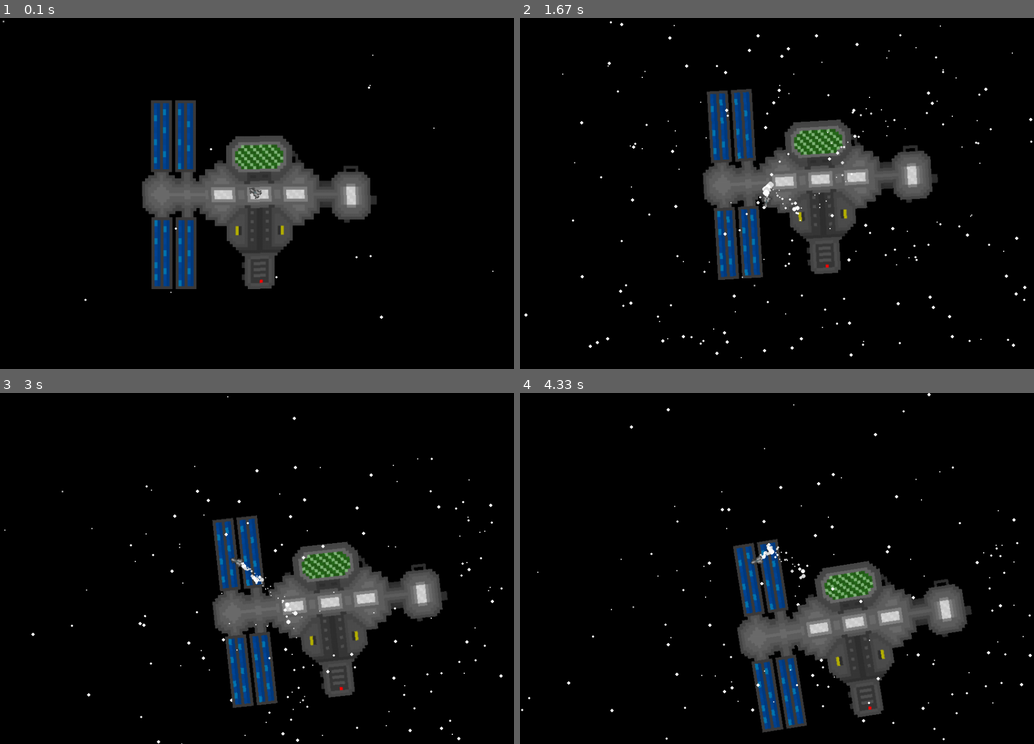
Above: before the commit, frames 1-4 (two rows, left to right).
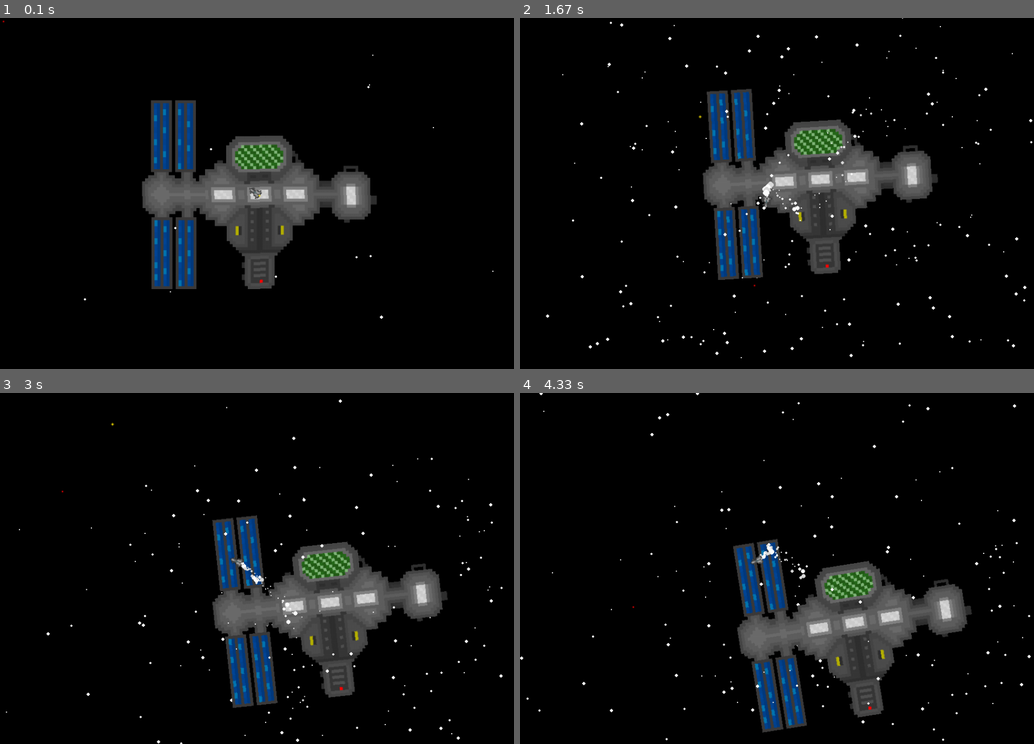
Above: after the commit, the same moments.

Repository: ztdnzunYT/Capstone-Project-2024
Game: pygame game, started from xzplore/xzplore.py
The game is run twice, just before and just after one commit, with the same random seed, the same clock (stepped at 60 frames per second) and the same inputs.
Inputs (mouse positions are in pixels of both pictures, inside the frame that each line leads up to):
- Up to frame 1 (0.1 s): no input
- Up to frame 2 (1.67 s): press the mouse at (653, 197) at 0.37 s; move the mouse to (741, 232) at 0.47 s; release the mouse at (828, 270) at 0.6 s; click (617, 274) at 0.72 s; click (643, 63) at 1.05 s; click (751, 284) at 1.38 s
- Up to frame 3 (3 s): click (241, 508) at 1.75 s; click (174, 452) at 2.25 s; click (61, 491) at 2.58 s
- Up to frame 4 (4.33 s): click (884, 505) at 3.08 s; click (622, 449) at 3.65 s; click (633, 607) at 3.98 s

The runs differ from the first frame. In frame 1, less than 0.1% of the frame differs, in the area x 0-85%, y 0-81%; in frame 2, 0.5%, in the area x 0-100%, y 0-97%; in frame 3, 0.4%; in frame 4, 0.4%.

Commit message:
Update xzplore.py

Diff:
--- a/xzplore/xzplore.py
+++ b/xzplore/xzplore.py
@@ -197,7 +197,8 @@
             if self.lifetime < 198:
                 pygame.draw.circle(screen,self.colors,(self.x,self.y),self.size)
 
-class Stars():
+class Star():
+
     def __init__(self,x,y,size,layer,move):
         self.x = x
         self.y = y
@@ -217,7 +218,7 @@
         offset = (self.layer + spaceship.acceleration)
         #print(dis)
 
-        if dis< 100:
+        if dis < 100:
             offset -=dis/100
 
         if (mouse_pos[0] - spaceship.position[0]) > angle:
@@ -235,18 +236,15 @@
 
         self.x += dx
         self.y += dy
-        self.dx = dx
-        self.dy = dy
-
-
-
-        offset = pygame.math.Vector2((self.x + self.dx),(self.y+ self.dy))
+
+
+        offset = pygame.math.Vector2((self.x),(self.y))
         offset.normalize()
         self.center = offset
         return self.center
 
     def draw(self):
-        pygame.draw.circle(screen,self.color,(Stars.update(self,World_pos.dir_offset)),self.radius)
+        pygame.draw.circle(screen,self.color,(Star.update(self,World_pos.dir_offset)),self.radius)
 
     def reposition(self,xylimit,respawn_dis):
         if self.center[0] > SCREEN_WIDTH + xylimit:
@@ -259,11 +257,64 @@
             self.y = -respawn_dis
         elif self.center[1] < -xylimit :
             self.y = (SCREEN_HEIGHT + respawn_dis)
-
-
-crosshair = Crosshair(2,(170,170,170))
-spaceship = Spaceship("xzplore/assets/spaceship.png",SCREEN_WIDTH/2,SCREEN_HEIGHT/2)
-space_station = Space_station("xzplore/assets/spacestation.png",SCREEN_WIDTH/2,SCREEN_HEIGHT/2)
+#needs to be changed to have glow
+
+class Projectile():
+    def __init__(self,position,size,speed,spread,color,transparency):
+        self.x = position[0]
+        self.y = position[1]
+        self.surface = pygame.Surface((size,size ),pygame.SRCALPHA)
+        self.position = position
+        self.center =  (size/2,size/2)
+        self.target = 0
+        self.speed = speed
+        self.size = size
+        self.spread = spread
+        self.color = color
+        self.radius = size/2 - 11
+        self.transparency = transparency
+        self.time_alive = 0
+
+    def draw(self):
+        self.position = (self.x,self.y)
+        pygame.draw.circle(self.surface,(*self.color,self.transparency),self.center, (self.radius + 1.5))
+        pygame.draw.circle(self.surface,(self.color),self.center,self.radius)
+        screen.blit(self.surface,self.position)
+
+    def update(self,mouse_pos):
+
+        dir = pygame.Vector2(mouse_pos) - spaceship.position
+        self.x -= self.spread
+        self.y -= self.spread
+
+
+
+
+
+'''
+class Planet():
+    def __init__(self,position,size,color,radius,transparency):
+        self.position = position
+        self.surf = pygame.Surface((size,size),pygame.SRCALPHA)
+        self.color = color
+        self.radius = radius
+        self.transparency = transparency
+
+    def draw(self):
+        pygame.draw.circle(self.surf,(*self.color,self.transparency),(planet_rec.center),self.radius)
+        screen.blit(self.surf,self.position)
+
+
+circle = Planet((0,0),1500,(0,223,135),720/2,20)
+planet = pygame.transform.smoothscale(pygame.image.load("assets\green_planet.png"),(800,800))
+planet_rec = planet.get_rect(center=(400,400))
+'''
+
+
+crosshair = Crosshair(2,(170,0,0))
+spaceship = Spaceship("assets\spaceship.png",SCREEN_WIDTH/2,SCREEN_HEIGHT/2)
+projectiles = []
+space_station = Space_station("assets\spacestation.png",SCREEN_WIDTH/2,SCREEN_HEIGHT/2)
 smoke_particles = []
 foreground_stars = []
 background_stars = []
@@ -278,14 +329,20 @@
     World_pos.x_offset,World_pos.y_offset = World_pos.direction(15,mouse_pos)
 
     if len(background_stars) < 150:
-        background_stars.append(Stars(random.randint(50,SCREEN_WIDTH),random.randint(50,SCREEN_HEIGHT),random.uniform(0,4),random.uniform(1,5)/10,random.uniform(-.002,.002)),)
+        background_stars.append(Star(random.randint(50,SCREEN_WIDTH),random.randint(50,SCREEN_HEIGHT),random.uniform(0,4),random.uniform(1,5)/10,random.uniform(-.002,.002)),)
 
     for star in background_stars:
         star.draw()
-        star.reposition(random.randint(100,200),random.randint(50,95))
-
+        star.reposition(random.randint(100,200),random.randint(10,95))
+
+    '''
+    circle.draw()
+    screen.blit(planet,planet_rec)
+    '''
 
     space_station.draw()
+    space_station.update(World_pos.dir_offset)
+    space_station.spin()
 
     smoke_particles.append(Rocket_smoke(spaceship.rect.center[0],spaceship.rect.center[1]))
     for particle in smoke_particles[:]:
@@ -295,24 +352,26 @@
         if particle.size <=0 or particle.lifetime <= 0:
             smoke_particles.remove(particle)
 
-
-    space_station.update(World_pos.dir_offset)
-    space_station.spin()
-
+    if len(projectiles) < 1:
+        projectiles.append(Projectile(spaceship.position,25,2,random.uniform(-1,1),(255,231,0),100))
+    for projectile in projectiles:
+        projectile.draw()
+        projectile.update(mouse_pos)
 
     spaceship.update()
     spaceship.point_towards(mouse_pos)
     spaceship.move(mouse_pos)
 
     if len(foreground_stars) < 150:
-        foreground_stars.append(Stars(random.randint(50,SCREEN_WIDTH),random.randint(50,SCREEN_HEIGHT),random.uniform(0,4),random.uniform(5,15)/10,random.uniform(-.002,.002)),)
+        foreground_stars.append(Star(random.randint(50,SCREEN_WIDTH),random.randint(50,SCREEN_HEIGHT),random.uniform(0,4),random.uniform(5,15)/10,random.uniform(-.002,.002)),)
 
     for star in foreground_stars:
         star.draw()
-        star.reposition(random.randint(100,200),random.randint(50,90))
+        star.reposition(random.randint(100,200),random.randint(10,90))
 
     crosshair.draw()
     crosshair.update(pygame.mouse.get_pos())
+
 
 
     Clock.tick(FPS)
